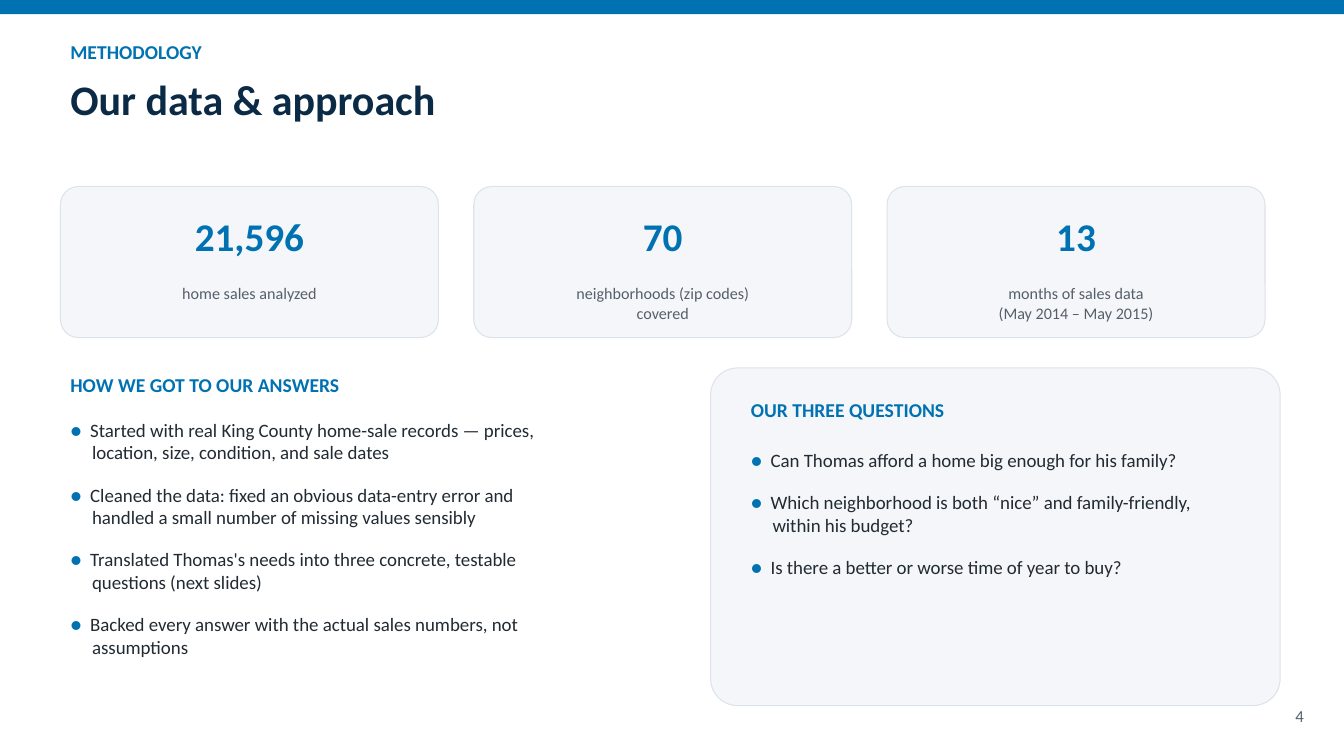
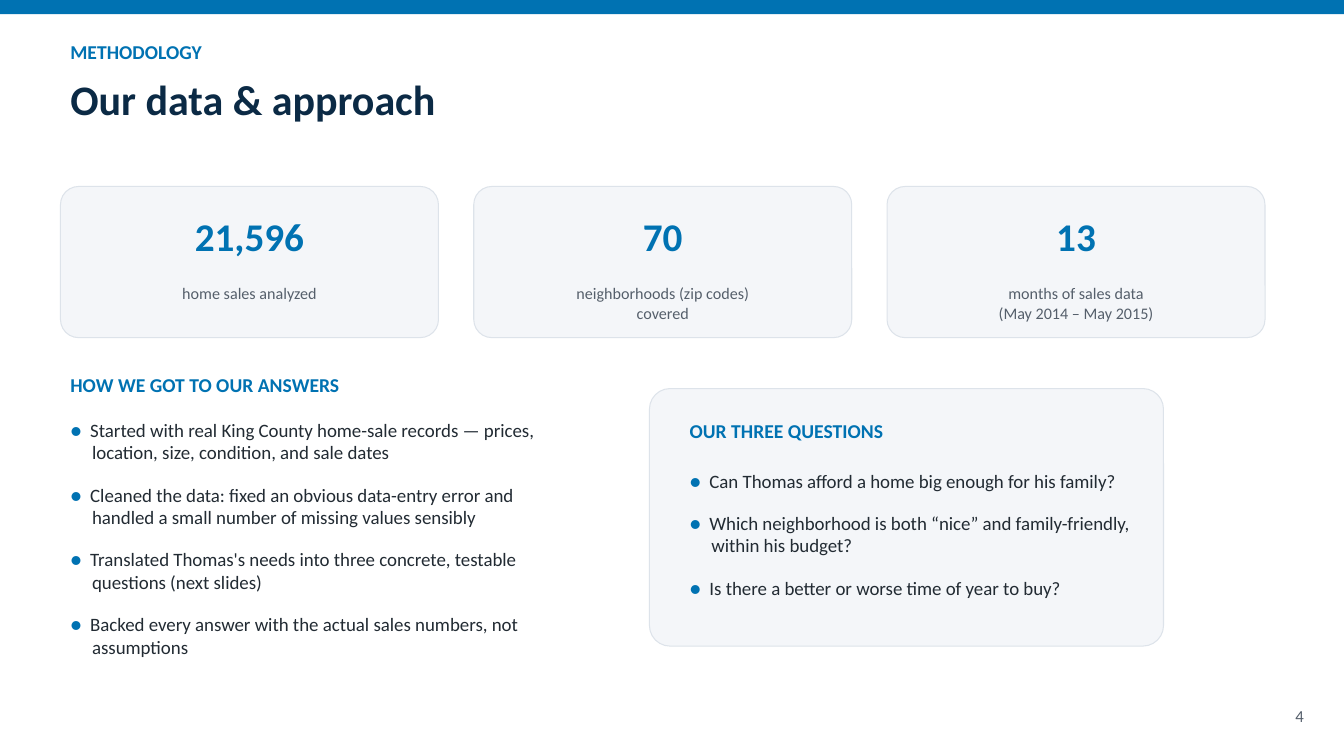
Before and after one commit to MichealEshak/ds-eda-project-template, a slide deck: slide 4 of presentation/Thomas_Hansen_Housing_Recommendation.pptx. Drawn at 1344x756 pixels with LibreOffice and Linux fonts; fonts in the diff are those of the drawing. Boxes give left, top, right and bottom in pixels: in the first picture for what was removed or moved away, otherwise in the second. Text is boxed around its words. In the diff, an @@ line names an element or a change of style, - is before the commit and + after.

```diff
--- a/presentation/Thomas_Hansen_Housing_Recommendation.pptx
+++ b/presentation/Thomas_Hansen_Housing_Recommendation.pptx
@@ rounded rectangle: place and size @@
-rounded rectangle at (711, 368, 1280, 706)
+rounded rectangle at (649, 389, 1164, 647)
@@ text "OUR THREE QUESTIONS": place and size @@
-text "OUR THREE QUESTIONS" at (751, 404, 944, 420)
+text "OUR THREE QUESTIONS" at (690, 425, 883, 441)
@@ text "● Can Thomas afford a ...": place and size @@
-text "● Can Thomas afford a ..." at (771, 454, 1191, 577)
+text "● Can Thomas afford a ..." at (709, 475, 1130, 598)
```
Also in this commit, not shown: 7 other slides changed, 1 slide added, 1 other file.
